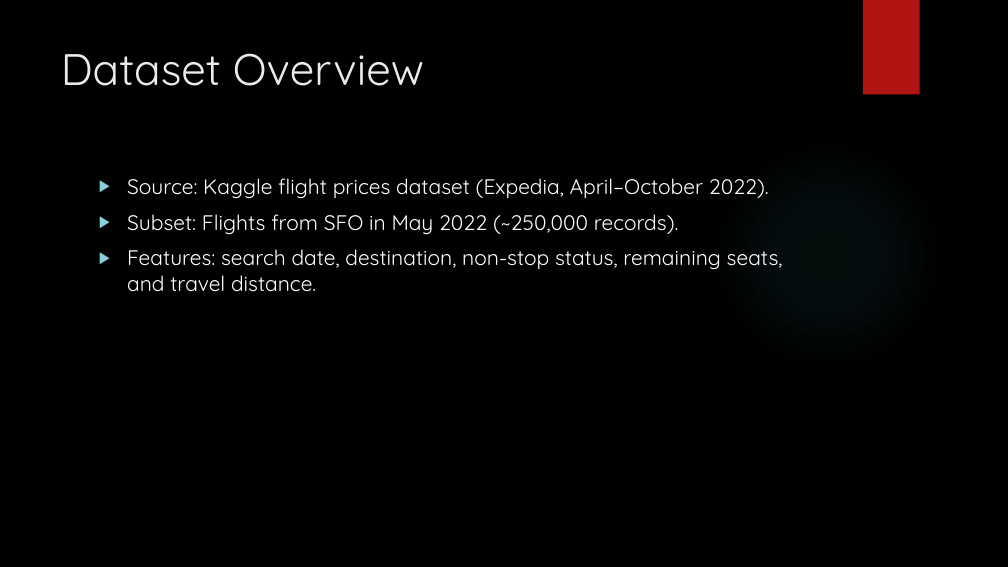
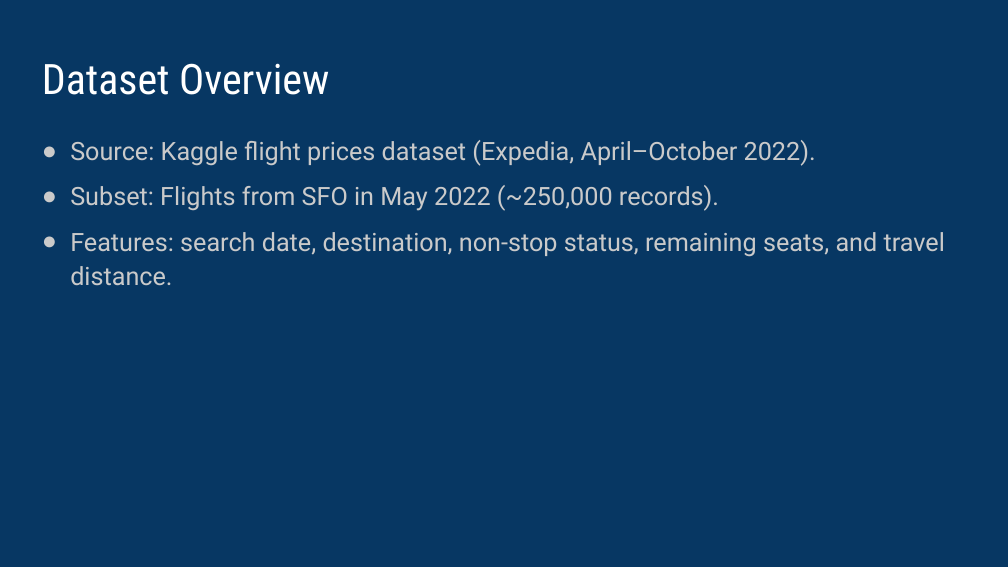
Before and after one commit to vipvivek15/CMPE_255_Final_Project, a slide deck: slide 3 of Final_presentation.pptx (slide 5 before the commit). Drawn at 1008x567 pixels with LibreOffice and Linux fonts; fonts in the diff are those of the drawing; background and template pictures are left out. Boxes give left, top, right and bottom in pixels: in the first picture for what was removed or moved away, otherwise in the second. Text is boxed around its words. In the diff, an @@ line names an element or a change of style, - is before the commit and + after.

```diff
--- a/Final_presentation.pptx
+++ b/Final_presentation.pptx
@@ background picture (left out) to #073763 @@
@@ rectangle removed at [863,0,920,95] @@
@@ title "Dataset Overview": place and size @@
-title "Dataset Overview" at [61,53,424,86]
+title "Dataset Overview" at [42,63,329,95]
@@ title "Dataset Overview" at [42,63,329,95]: size 42 to 40 pt, font Quicksand to Roboto Condensed, text colour #EBEBEB to #FFFFFF @@
@@ text "Source: Kaggle flight prices dataset ...": place and size @@
-text "Source: Kaggle flight prices dataset ..." at [127,178,783,292]
+text "Source: Kaggle flight prices dataset ..." at [70,140,945,286]
@@ text "Source: Kaggle flight prices dataset ..." at [70,140,945,286]: size 20 to 24 pt, font Quicksand to Roboto, text colour #FFFFFF to #CACACA; bullet ▶ to ●; line spacing 1 to 1.15; less space between paragraphs; bullet colour #8AD0D6 to #CACACA @@
@@ ellipse removed at [712,138,944,371] @@
```
Also in this commit, not shown: 13 other slides changed, 4 slides added, 1 slide removed.
